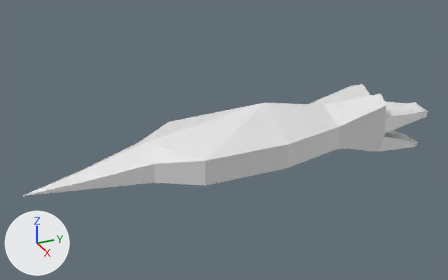
A saved change to the Blender file BlenderModels/Snapjaw.blend.
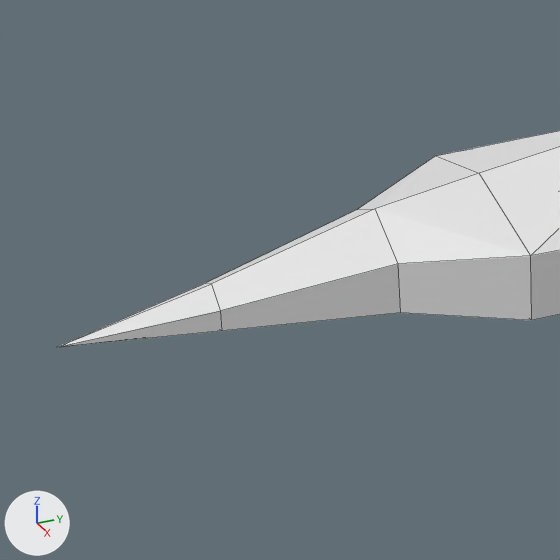
Old and new are each drawn whole from a 50 mm camera at (3.346, -1.731, 1.707) aimed at (-0.072, -0.193, -0.002) and again close up on the part from 0% to 48% of the width and 22% to 99% of the height. Arrows for +X, +Y and +Z are at lower left; the lights stay in place. The older version's two pictures come first. The close-ups show mesh edges as thin lines.

Names of what the first close-up shows: 'Head'.
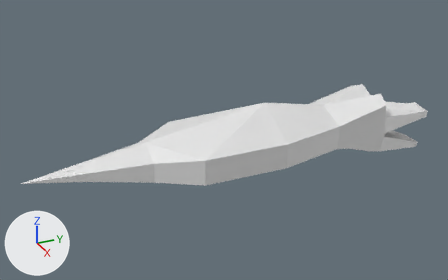
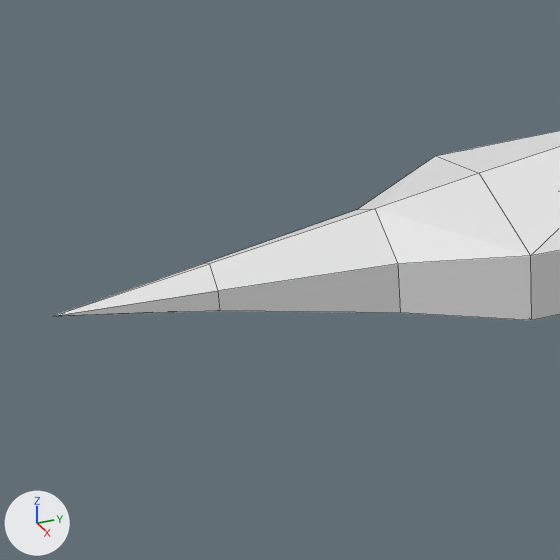
The change, as a diff of the scene's bpy script:
```diff
--- a/BlenderModels/Snapjaw.blend.py
+++ b/BlenderModels/Snapjaw.blend.py
@@ me_cube @@
 me_cube.from_pydata(...)  # 52 vertices, 50 faces; spans x 0.0..0.64, y -5.29..0.5, z -0.61..0.5
 # used by ob_head; location = (0.0, 1.136, 0.0); scale = (0.5, 0.5, 0.5)
 # before: 23 (0.15, -4.58, -0.17) at pixel (222, 330), 49 (0.15, -4.57, -0.06) at pixel (220, 310), 50 (0.0, -4.58, 0.0) at pixel (211, 283), 51 (0.0, -4.58, -0.23)
-me_cube.vertices[43].co = (0.0, -5.29, -0.16)  # pixel (56, 347)
+# me_cube part 1
+for i in [23, 49, 50, 51]: me_cube.vertices[i].co += Vector((0.0, 0.0, 0.1))
+me_cube.vertices[43].co = (0.0, -5.29, -0.01)  # pixel (52, 316)
 me_cube.materials.append(mat_material)
```

What differs and where, as boxes (x1, y1, x2, y2) in the close-ups (560 x 560 px; the box of a moved part takes in the faces that stretch with it):
'Head', reshaped: before (58, 131, 560, 347); after (54, 131, 560, 320)
part 1 of me_cube, moved or reshaped: before (58, 209, 400, 347); after (54, 209, 400, 316)
